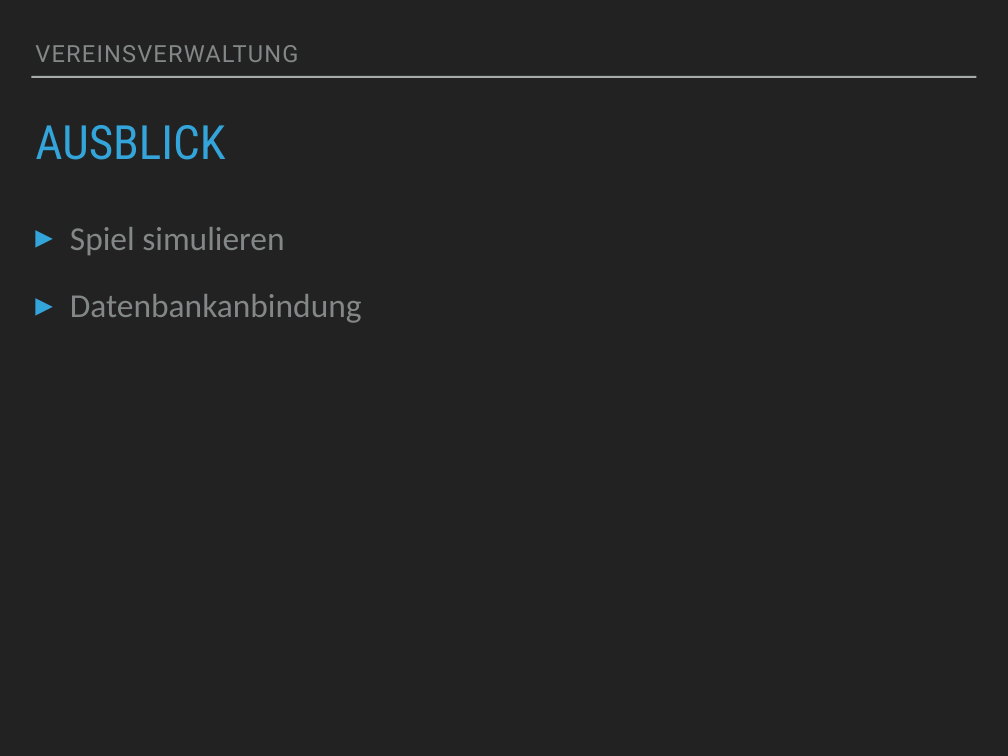
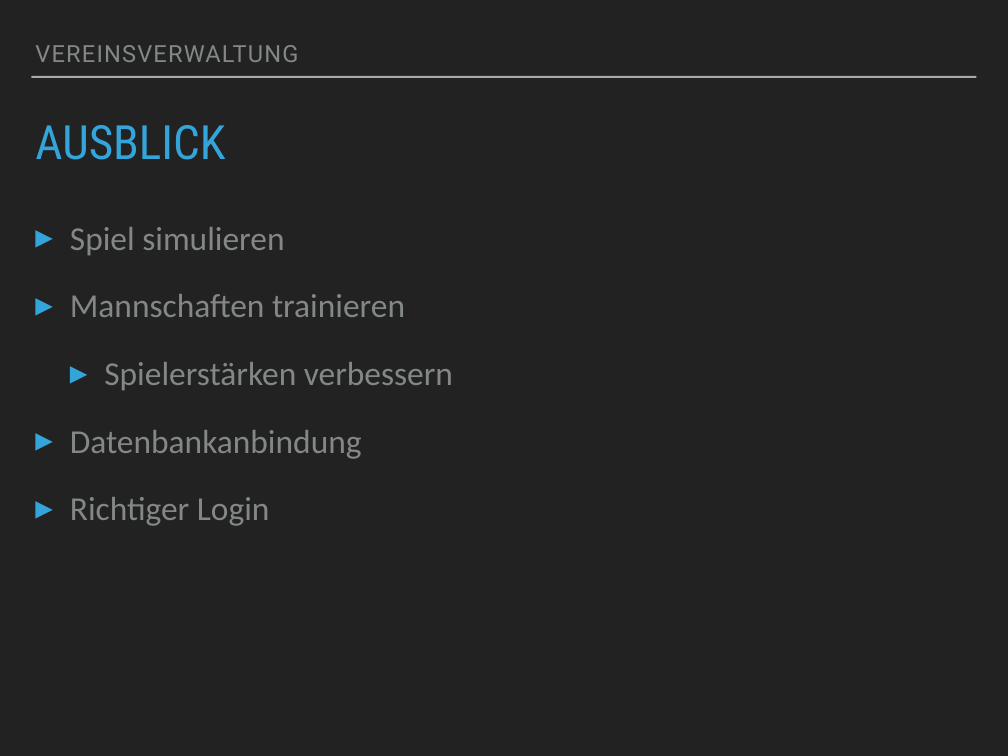
Before and after one commit to MrSnack/Vereinsverwaltung, a slide deck: slide 9 of Vereinsverwaltung.pptx. Drawn at 1008x756 pixels with LibreOffice and Linux fonts; fonts in the diff are those of the drawing. Boxes give left, top, right and bottom in pixels: in the first picture for what was removed or moved away, otherwise in the second. Text is boxed around its words. In the diff, an @@ line names an element or a change of style, - is before the commit and + after.

```diff
--- a/Vereinsverwaltung.pptx
+++ b/Vereinsverwaltung.pptx
@@ text at (70, 294, 453, 390): paragraphs added @@
+▸ Mannschaften trainieren
+  ▸ Spielerstärken verbessern
@@ text at (70, 497, 270, 526): paragraph added @@
+▸ Richtiger Login
```
Also in this commit, not shown: 2 other slides changed.
